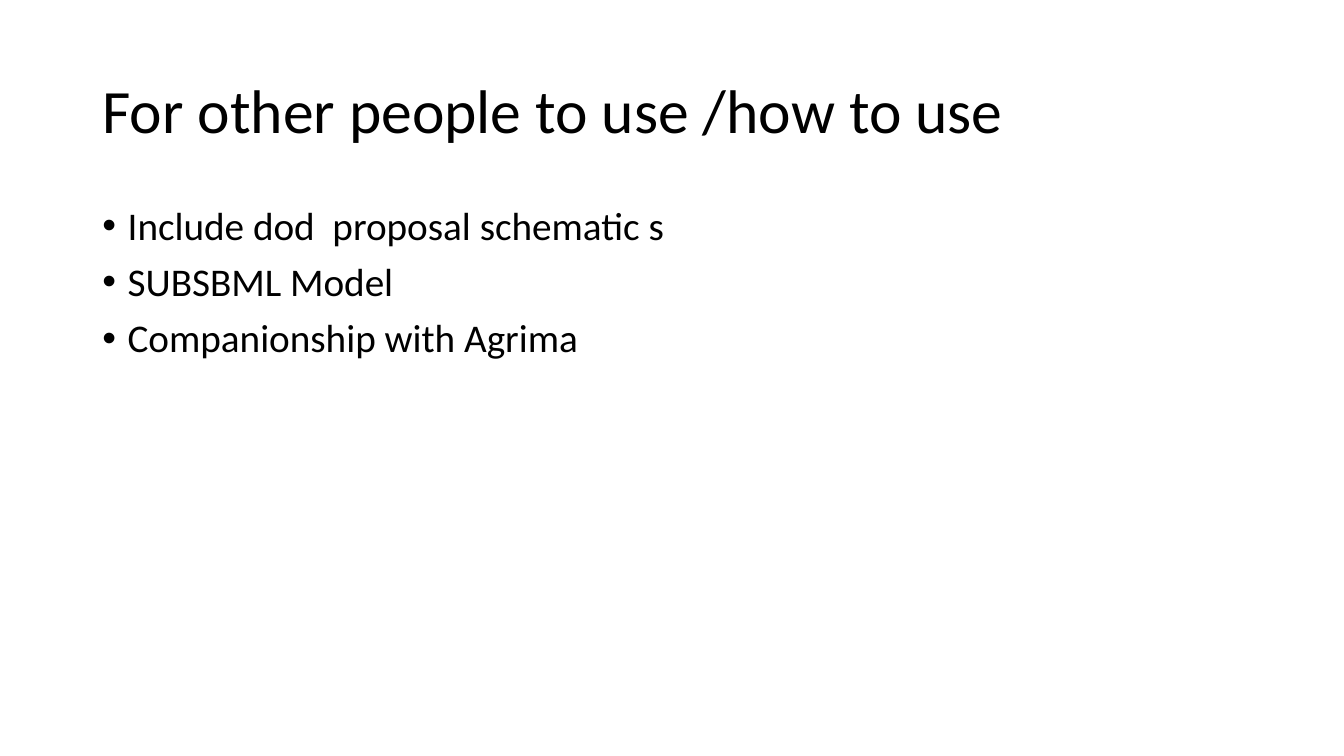
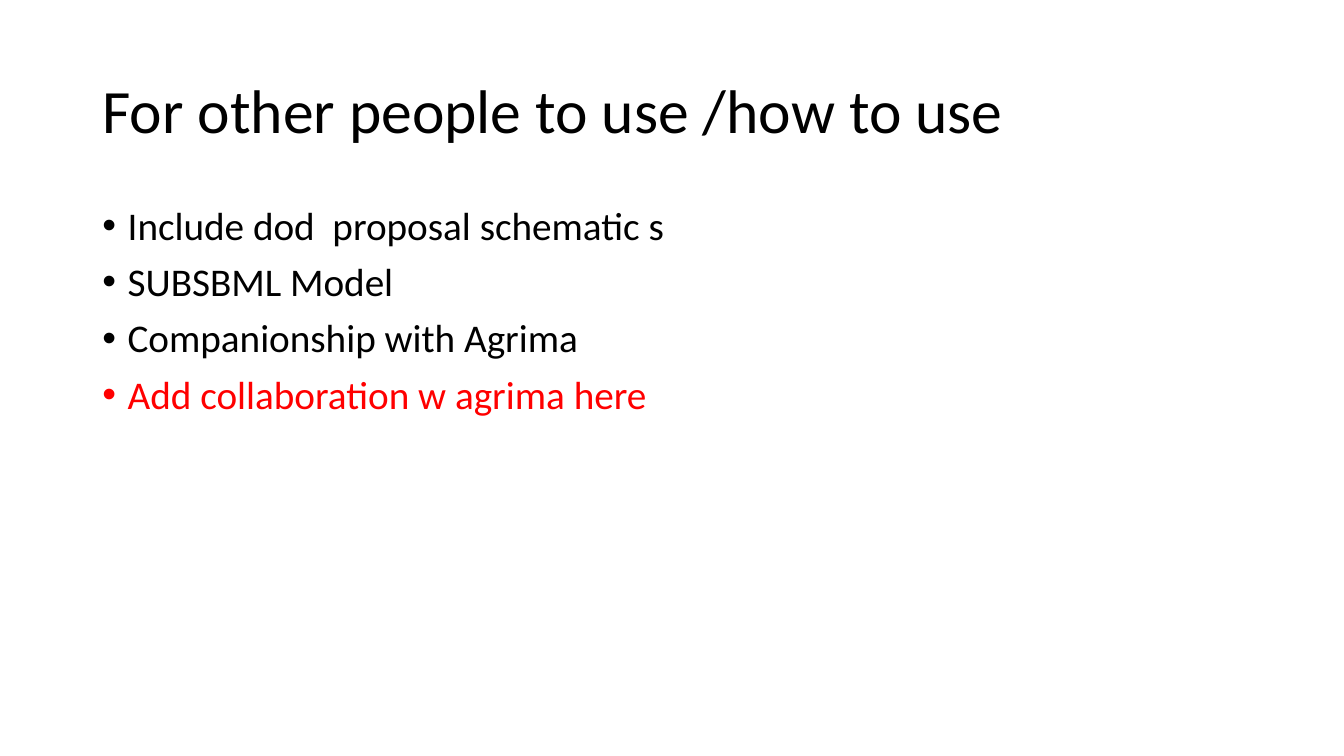
Before and after one commit to AnkitaRoychoudhury/ug_murray, a slide deck: slide 11 of miscellaneous/presentations/20200715_syncell_mtg.pptx. Drawn at 1344x756 pixels with LibreOffice and Linux fonts; fonts in the diff are those of the drawing. Boxes give left, top, right and bottom in pixels: in the first picture for what was removed or moved away, otherwise in the second. Text is boxed around its words. In the diff, an @@ line names an element or a change of style, - is before the commit and + after.

```diff
--- a/miscellaneous/presentations/20200715_syncell_mtg.pptx
+++ b/miscellaneous/presentations/20200715_syncell_mtg.pptx
@@ text at box(128, 381, 647, 416): paragraph added @@
+• Add collaboration w agrima here
```
Also in this commit, not shown: 4 other slides changed, 1 other file.
